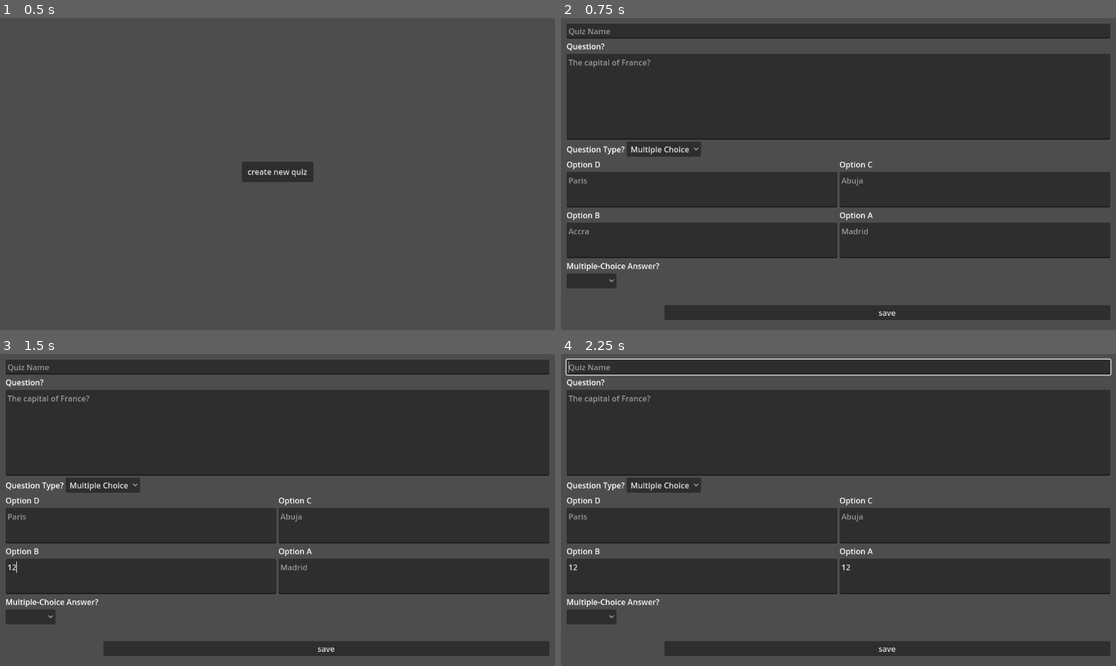
Above: before the commit, frames 1-4 (two rows, left to right).
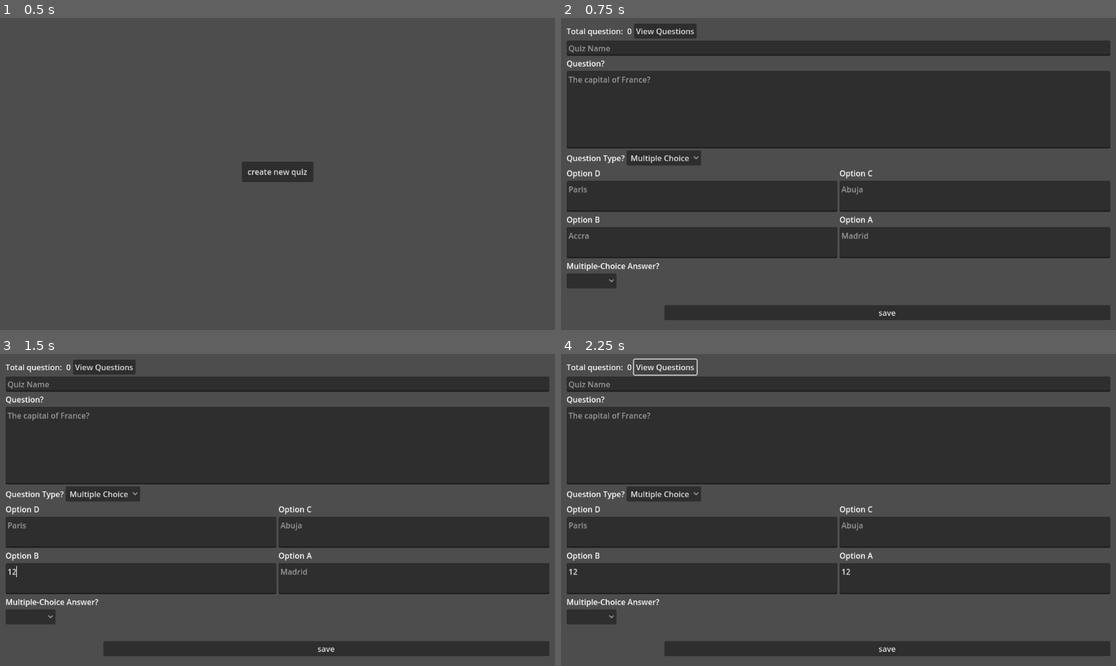
Above: after the commit, the same moments.

Repository: NwizuEmmanuel/qz-creator
Game: Godot game, scene res://home.tscn
Two runs of this game, one before a commit and one after it. Both use one fixed random seed, a clock stepped at 60 frames per second and the inputs below.
Inputs (mouse positions are in pixels of both pictures, inside the frame that each line leads up to):
- Up to frame 1 (0.5 s): no input
- Up to frame 2 (0.75 s): click "create new quiz" at 0.5 s
- Up to frame 3 (1.5 s): click (138, 575) at 1.27 s; type "12" at 1.35 s
- Up to frame 4 (2.25 s): click (977, 575) at 1.5 s; type "12" at 1.58 s; click (666, 366) at 2 s, where only the run after the commit has a clickable "View Questions"

Frame 1 is identical in both runs. In frame 2, 22% of the frame differs, in the area x 1-99%, y 1-71%; in frame 3, 22%; in frame 4, 23%, in the area x 0-100%, y 1-71%.

Commit message:
Add question input validation and clear inputs functionality

Diff:
--- a/add_quiz.gd
+++ b/add_quiz.gd
@@ -9,6 +9,7 @@
 @onready var option_d := $MarginContainer/VBoxContainer/GridContainer/VBoxContainer/OptionDInput
 @onready var question_type := $MarginContainer/VBoxContainer/HBoxContainer/QuestionTypeInput
 @onready var quiz_name := $MarginContainer/VBoxContainer/HBoxContainer2/QuizName
+@onready var question_count := $MarginContainer/VBoxContainer/HBoxContainer3/TotalQuestionCountText
 
 var questions = []
 
@@ -45,6 +46,17 @@
 		var answer = identification_input.text
 		add_identification_question(question, answer)
 
+	clear_inputs()
+
+func clear_inputs():
+	question_input.clear()
+	identification_input.clear()
+	option_a.clear()
+	option_b.clear()
+	option_c.clear()
+	option_d.clear()
+	mc_answer_input.select(-1)
+
 
 func save_questions_to_file():
 	var filename = quiz_name.text.strip_edges()
@@ -60,7 +72,7 @@
 
 # Called every frame. 'delta' is the elapsed time since the previous frame.
 func _process(_delta: float) -> void:
-	pass
+	question_count.text = str(questions.size())
 
 
 func _on_question_type_input_item_selected(index: int) -> void:
@@ -90,6 +102,29 @@
 	identification_input.hide()
 
 
+func show_input_error_alert(message: String):
+	$AcceptDialog.dialog_text = message
+	$AcceptDialog.popup_centered()
+
+func check_input()->bool:
+	if (question_input.text == ""):
+		show_input_error_alert("Question text is missing")
+		return false
+	if (question_type.selected == 0):
+		if (option_a.text == "" or option_b.text == "" or option_c.text == "" or option_d.text == ""):
+			show_input_error_alert("Add at least one option")
+			return false
+		if (mc_answer_input.selected < 0):
+			show_input_error_alert("Select the correct answer")
+			return false
+
+	if (question_type.selected == 1):
+		if (identification_input.text == ""):
+			show_input_error_alert("Identification answer missing")
+			return false
+
+	return true
+
 func _on_save_btn_pressed() -> void:
 	add_question()
 	save_questions_to_file()
--- a/add_quiz.tscn
+++ b/add_quiz.tscn
@@ -26,6 +26,21 @@
 [node name="VBoxContainer" type="VBoxContainer" parent="MarginContainer"]
 layout_mode = 2
 theme_override_constants/separation = 4
+
+[node name="HBoxContainer3" type="HBoxContainer" parent="MarginContainer/VBoxContainer"]
+layout_mode = 2
+
+[node name="TotalQuestionText" type="Label" parent="MarginContainer/VBoxContainer/HBoxContainer3"]
+layout_mode = 2
+text = "Total question: "
+
+[node name="TotalQuestionCountText" type="Label" parent="MarginContainer/VBoxContainer/HBoxContainer3"]
+layout_mode = 2
+text = "0"
+
+[node name="Button" type="Button" parent="MarginContainer/VBoxContainer/HBoxContainer3"]
+layout_mode = 2
+text = "View Questions"
 
 [node name="HBoxContainer2" type="HBoxContainer" parent="MarginContainer/VBoxContainer"]
 layout_mode = 2
@@ -169,5 +184,7 @@
 layout_mode = 2
 text = "save"
 
+[node name="AcceptDialog" type="AcceptDialog" parent="."]
+
 [connection signal="item_selected" from="MarginContainer/VBoxContainer/HBoxContainer/QuestionTypeInput" to="." method="_on_question_type_input_item_selected"]
 [connection signal="pressed" from="MarginContainer/VBoxContainer/MarginContainer/SaveBtn" to="." method="_on_save_btn_pressed"]
